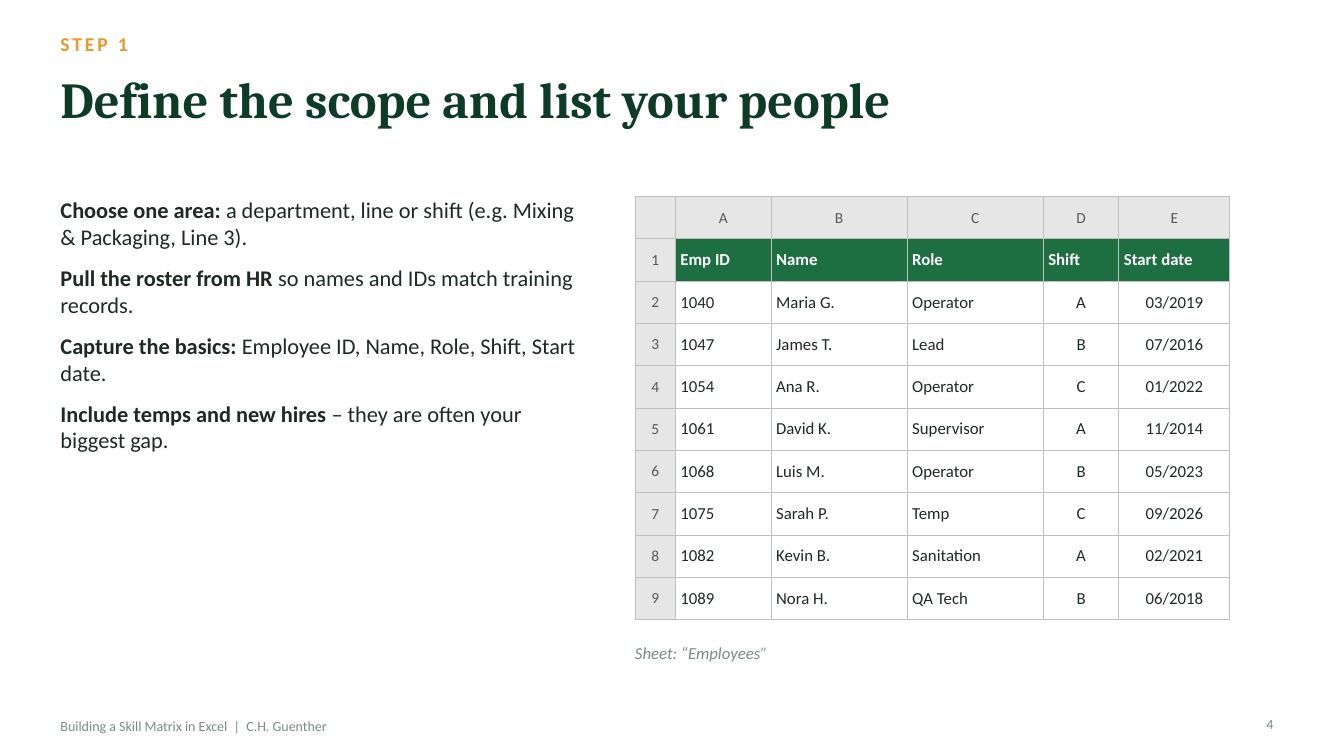
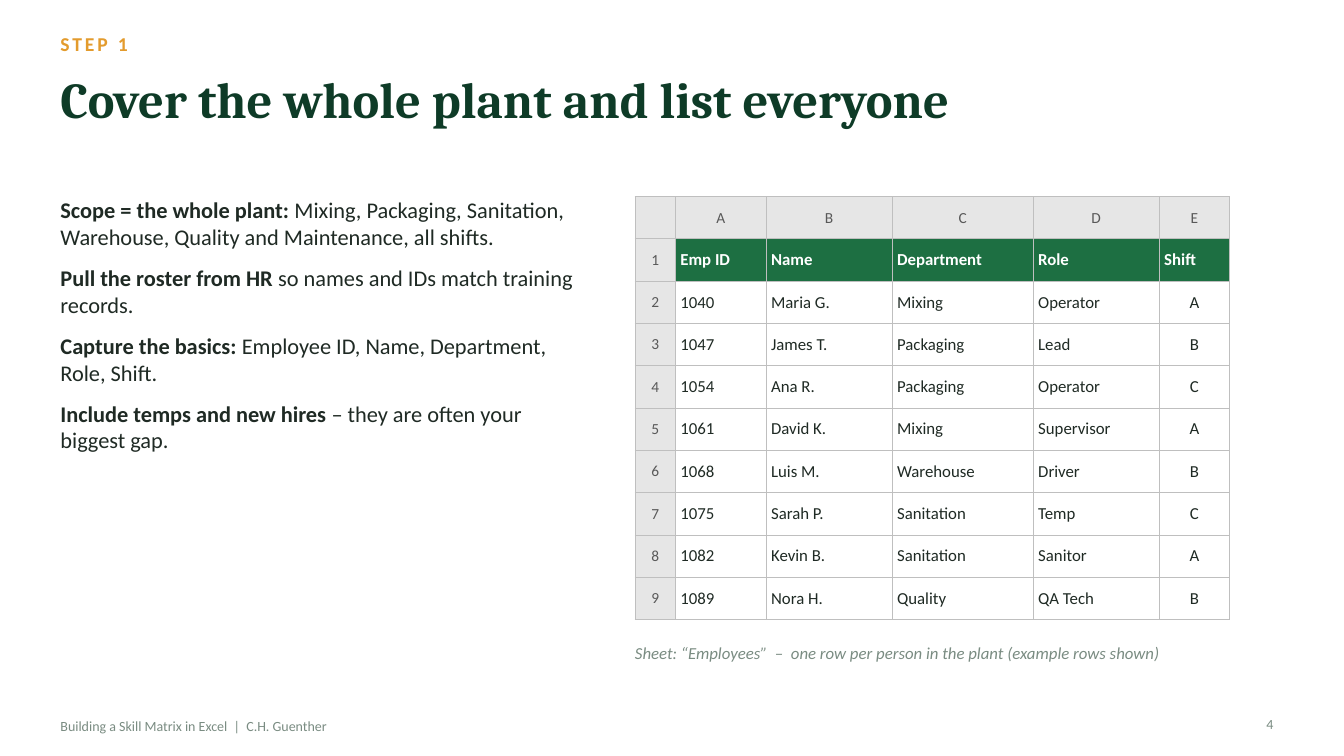
Before and after one commit to mabendeh/QMS_System1, a slide deck: slide 4 of docs/skill_matrix_guide/Skill_Matrix_Excel_Guide_CH_Guenther.pptx. Drawn at 1344x756 pixels with LibreOffice and Linux fonts; fonts in the diff are those of the drawing. Boxes give left, top, right and bottom in pixels: in the first picture for what was removed or moved away, otherwise in the second. Text is boxed around its words. In the diff, an @@ line names an element or a change of style, - is before the commit and + after.

```diff
--- a/docs/skill_matrix_guide/Skill_Matrix_Excel_Guide_CH_Guenther.pptx
+++ b/docs/skill_matrix_guide/Skill_Matrix_Excel_Guide_CH_Guenther.pptx
@@ title at box(60, 83, 949, 129): text changed @@
-Define the scope and list your people
+Cover the whole plant and list everyone
@@ text at box(60, 202, 564, 249): text changed @@
-• Choose one area: a department, line or shift (e.g. Mixing & Packaging, Line 3).
+• Scope = the whole plant: Mixing, Packaging, Sanitation, Warehouse, Quality and Maintenance, all shifts.
@@ table at box(635, 197, 1230, 611) @@
-row 2: 1 | Emp ID | Name | Role | Shift | Start date
+row 2: 1 | Emp ID | Name | Department | Role | Shift
-row 3: 2 | 1040 | Maria G. | Operator | A | 03/2019
+row 3: 2 | 1040 | Maria G. | Mixing | Operator | A
-row 4: 3 | 1047 | James T. | Lead | B | 07/2016
+row 4: 3 | 1047 | James T. | Packaging | Lead | B
-row 5: 4 | 1054 | Ana R. | Operator | C | 01/2022
+row 5: 4 | 1054 | Ana R. | Packaging | Operator | C
-row 6: 5 | 1061 | David K. | Supervisor | A | 11/2014
+row 6: 5 | 1061 | David K. | Mixing | Supervisor | A
-row 7: 6 | 1068 | Luis M. | Operator | B | 05/2023
+row 7: 6 | 1068 | Luis M. | Warehouse | Driver | B
-row 8: 7 | 1075 | Sarah P. | Temp | C | 09/2026
+row 8: 7 | 1075 | Sarah P. | Sanitation | Temp | C
-row 9, column 5: A
+row 9, column 5: Sanitor
-row 9, column 6: 02/2021
+row 9, column 6: A
-row 10: 9 | 1089 | Nora H. | QA Tech | B | 06/2018
+row 10: 9 | 1089 | Nora H. | Quality | QA Tech | B
@@ text at box(60, 338, 546, 384): text changed @@
-• Capture the basics: Employee ID, Name, Role, Shift, Start date.
+• Capture the basics: Employee ID, Name, Department, Role, Shift.
@@ text at box(635, 647, 1159, 662): text changed @@
-Sheet: “Employees”
+Sheet: “Employees” – one row per person in the plant (example rows shown)
```
Also in this commit, not shown: 9 other slides changed, 1 slide added, 1 other file.
